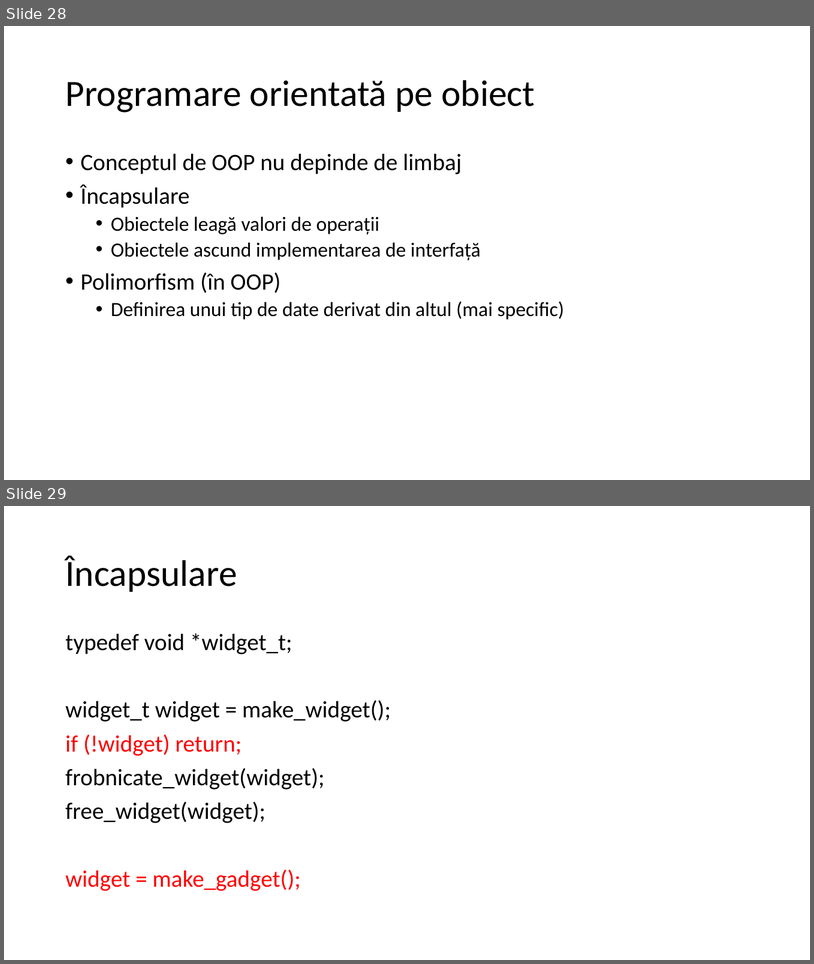
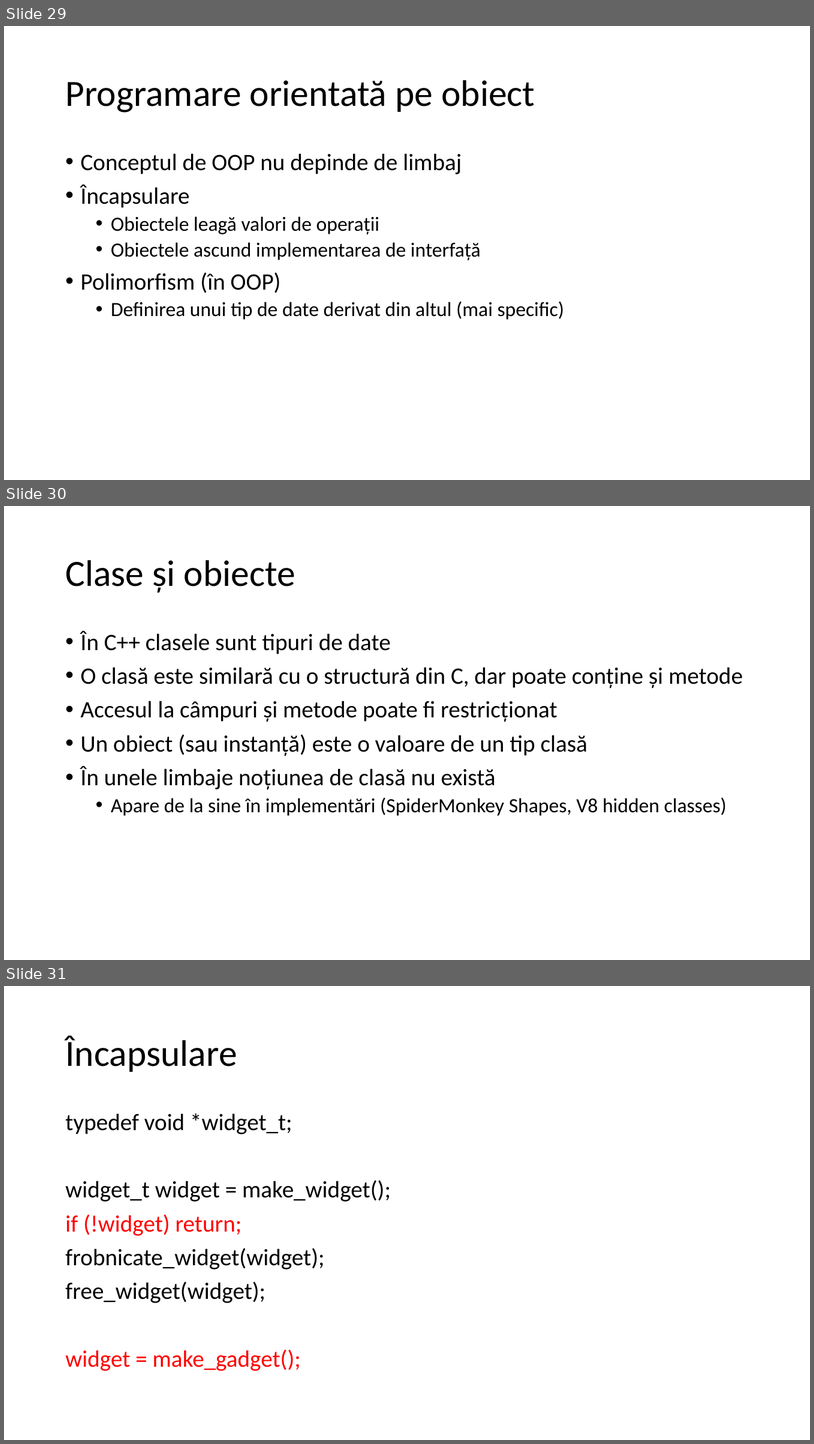
Before and after one commit to lnicola/acpp14, a slide deck: day1/Advanced C++ Day 1.pptx. Shown one above the other, each under a label of ours: slides 28 and 29 before the commit, slides 29, 30 and 31 after it. The pictures are 814x964 and 814x1444 pixels, drawn with LibreOffice and Linux fonts; fonts in the diff are those of the drawing. Boxes give left, top, right and bottom in pixels: in the first picture for what was removed or moved away, otherwise in the second. Text is boxed around its words. In the diff, an @@ line names an element or a change of style, - is before the commit and + after.

```diff
--- a/day1/Advanced C++ Day 1.pptx
+++ b/day1/Advanced C++ Day 1.pptx
@@ slide 30 added at [4, 506, 810, 960], background #FFFFFF @@
@@ title added at [65, 560, 296, 593], 44 pt, text #000000 @@
+Clase și obiecte
@@ text added at [81, 631, 743, 816], 28 pt, text #000000 @@
+• În C++ clasele sunt tipuri de date
+• O clasă este similară cu o structură din C, dar poate conține și metode
+• Accesul la câmpuri și metode poate fi restricționat
+• Un obiect (sau instanță) este o valoare de un tip clasă
+• În unele limbaje noțiunea de clasă nu există
+  • Apare de la sine în implementări (SpiderMonkey Shapes, V8 hidden classes)
@@ what was slide 28 is now slide 29 @@
@@ what was slide 29 is now slide 31 @@
```
Also in this commit, not shown: 4 slides changed, 2 other slides added.
